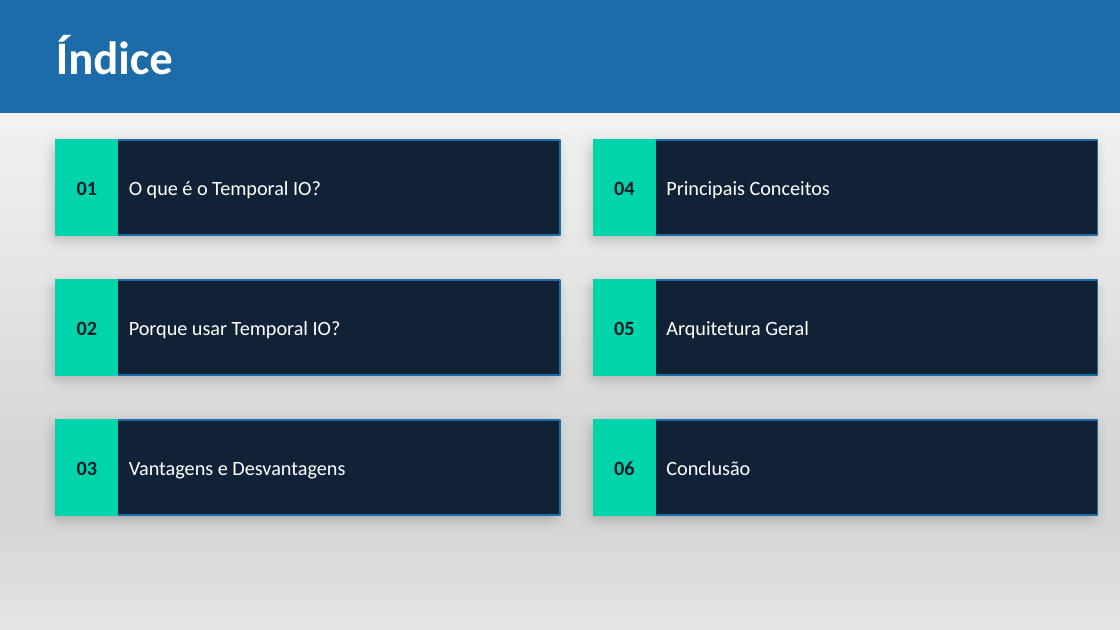
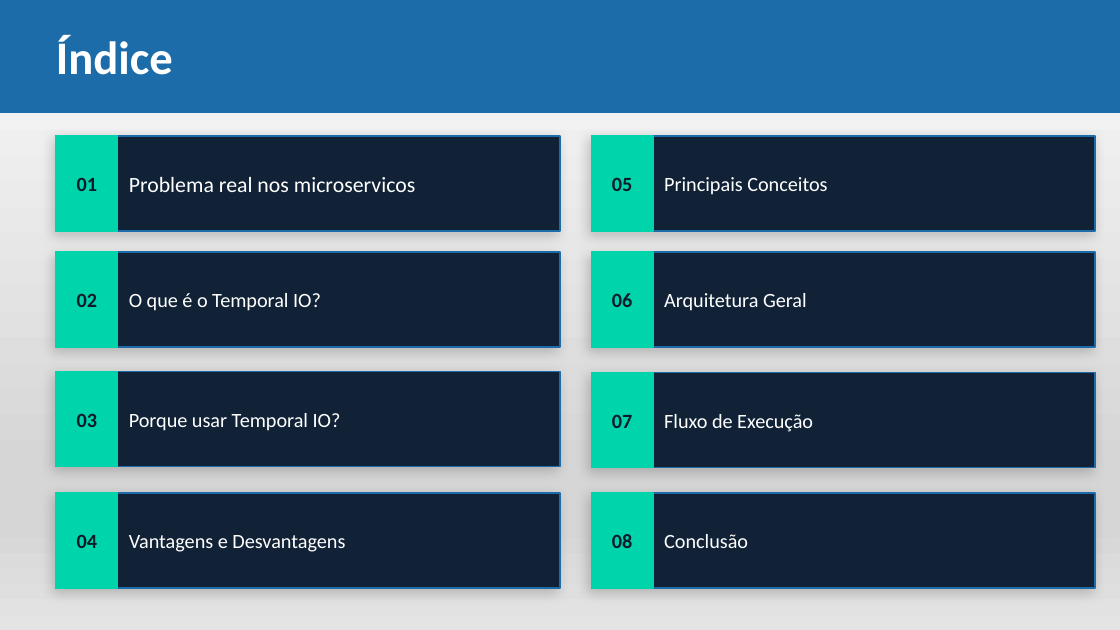
Before and after one commit to pedro-bvf/Temporal-IO, a slide deck: slide 2 of Temporal_IO_pt.pptx. Drawn at 1120x630 pixels with LibreOffice and Linux fonts; fonts in the diff are those of the drawing. Boxes give left, top, right and bottom in pixels: in the first picture for what was removed or moved away, otherwise in the second. Text is boxed around its words. In the diff, an @@ line names an element or a change of style, - is before the commit and + after.

```diff
--- a/Temporal_IO_pt.pptx
+++ b/Temporal_IO_pt.pptx
@@ text "01": place and size @@
-text "01" at (77, 181, 97, 195)
+text "01" at (77, 177, 97, 191)
@@ rectangle added at (56, 136, 560, 231), fill #112236, outline #1B6CA8 1 pt @@
@@ rectangle added at (56, 136, 118, 231), fill #00D4AA, outline #00D4AA 1 pt @@
@@ rectangle: place and size @@
-rectangle at (594, 140, 1098, 235)
+rectangle at (591, 136, 1095, 231)
@@ rectangle: place and size @@
-rectangle at (594, 140, 655, 235)
+rectangle at (591, 136, 653, 231)
@@ text "05": place and size @@
-text "05" at (614, 321, 634, 335)
+text "05" at (612, 177, 632, 191)
@@ text "Principais Conceitos": place and size @@
-text "Principais Conceitos" at (666, 181, 830, 199)
+text "Principais Conceitos" at (664, 177, 827, 195)
@@ text added at (129, 177, 416, 192), 14 pt, text #FFFFFF @@
+Problema real nos microservicos
@@ text "02": place and size @@
-text "02" at (77, 321, 97, 335)
+text "02" at (77, 293, 97, 307)
@@ 2 rectangles, 1 text: place and size @@
-2 rectangles, 1 text at (56, 140, 560, 235)
+2 rectangles, 1 text at (56, 252, 560, 347)
@@ rectangle: place and size @@
-rectangle at (594, 280, 1098, 375)
+rectangle at (591, 252, 1095, 347)
@@ rectangle: place and size @@
-rectangle at (594, 280, 655, 375)
+rectangle at (591, 252, 653, 347)
@@ text "06": place and size @@
-text "06" at (614, 461, 634, 475)
+text "06" at (612, 293, 632, 307)
@@ text "Arquitetura Geral": place and size @@
-text "Arquitetura Geral" at (666, 321, 809, 339)
+text "Arquitetura Geral" at (664, 293, 807, 311)
@@ 2 rectangles, 1 text: place and size @@
-2 rectangles, 1 text at (56, 280, 560, 375)
+2 rectangles, 1 text at (56, 372, 560, 467)
@@ text "03": place and size @@
-text "03" at (77, 461, 97, 475)
+text "03" at (77, 413, 97, 427)
@@ rectangle added at (591, 373, 1095, 468), fill #112236, outline #1B6CA8 1 pt @@
@@ rectangle added at (591, 373, 653, 468), fill #00D4AA, outline #00D4AA 1 pt @@
@@ text added at (612, 414, 632, 428), 13 pt, text #0D1B2A, bold @@
+07
@@ text added at (664, 414, 813, 432), 13 pt, text #FFFFFF @@
+Fluxo de Execução
@@ 2 texts, 2 rectangles: place and size @@
-2 texts, 2 rectangles at (56, 420, 750, 515)
+2 texts, 2 rectangles at (56, 493, 748, 588)
@@ text "04": place and size @@
-text "04" at (614, 181, 634, 195)
+text "04" at (77, 534, 97, 548)
@@ rectangle: place and size @@
-rectangle at (594, 420, 1098, 515)
+rectangle at (591, 493, 1095, 588)
@@ rectangle: place and size @@
-rectangle at (594, 420, 655, 515)
+rectangle at (591, 493, 653, 588)
@@ text added at (612, 534, 632, 548), 13 pt, text #0D1B2A, bold @@
+08
```
Also in this commit, not shown: 8 other slides changed, 1 slide added, 2 slides removed, 3 other files.
